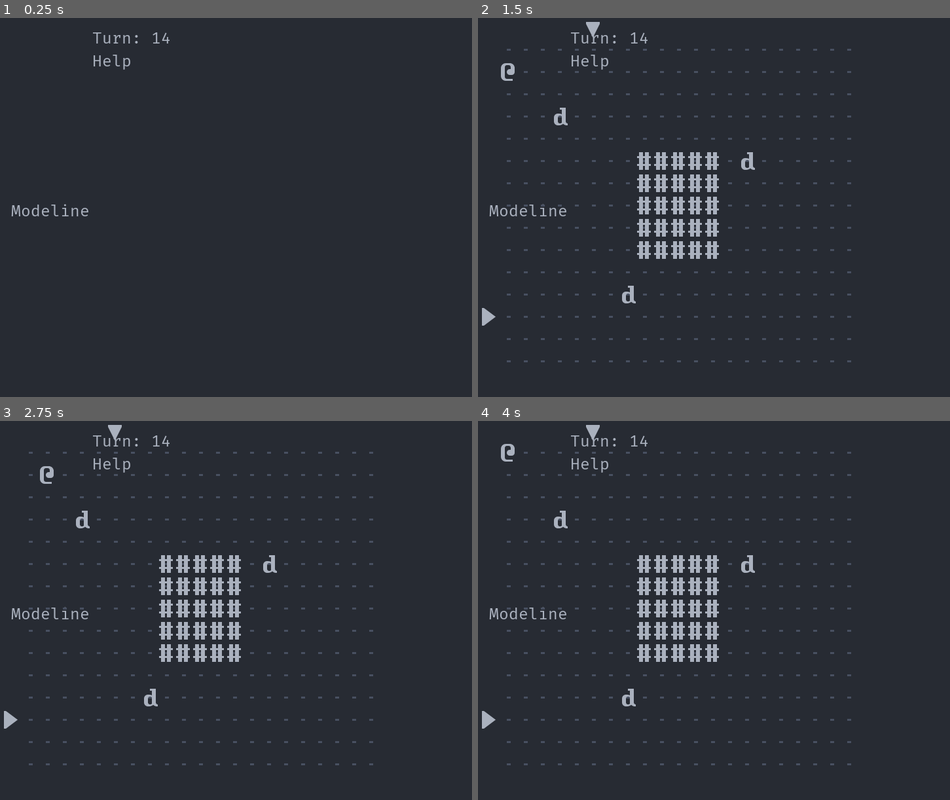
Above: before the commit, frames 1-4 (two rows, left to right).
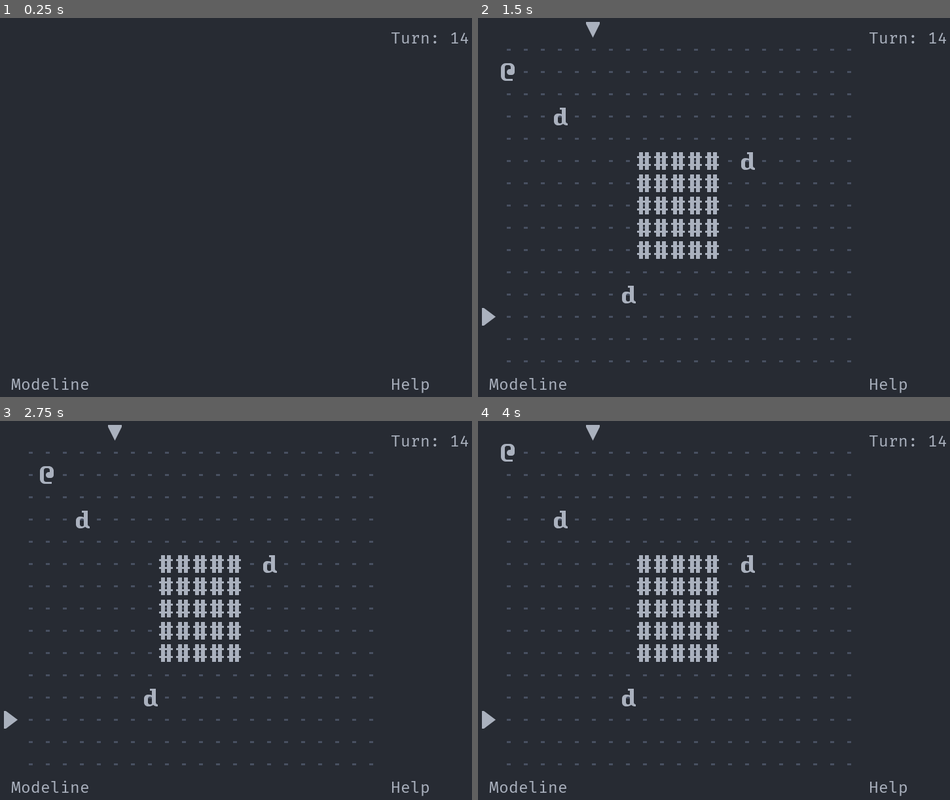
Above: after the commit, the same moments.

Repository: Bozar/GodotRoguelikeTutorial
Game: Godot game, scene res://scene/main/MainScene.tscn
Two runs of this game, one before a commit and one after it. Both use one fixed random seed, a clock stepped at 60 frames per second and the inputs below.
Inputs:
- Up to frame 1 (0.25 s): no input
- Up to frame 2 (1.5 s): tap Enter at 0.5 s; hold Right (move_right) 0.53-1.28 s; tap Space (init_world) at 0.6, 1.25, 1.35 s; hold Down (move_down) from 1.28 s (still down)
- Up to frame 3 (2.75 s): tap Enter at 2 s; release Down (move_down) at 2.03 s; hold Right (move_right) from 2.03 s (still down); tap Space (init_world) at 2.1 s
- Up to frame 4 (4 s): tap Space (init_world) at 2.75, 2.85, 3.6 s; release Right (move_right) at 2.78 s; hold Up (move_up) 2.78-3.53 s; tap Enter at 3.5 s; hold Left (move_left) from 3.53 s (still down)

The runs differ from the first frame. In frame 1, 0.8% of the frame differs, in the area x 2-100%, y 3-99%; in frame 2, 0.8%; in frame 3, 0.8%; in frame 4, 0.8%.

Commit message:
Set GUI containers to align text.

Diff:
--- a/08/scene/gui/MainGUI.tscn
+++ b/08/scene/gui/MainGUI.tscn
@@ -14,22 +14,28 @@
 margin_bottom = 600.0
 
 [node name="Modeline" parent="MainHBox" instance=ExtResource( 1 )]
-margin_top = 284.0
-margin_right = 120.0
-margin_bottom = 315.0
+margin_top = 569.0
+margin_right = 616.0
+margin_bottom = 600.0
+size_flags_horizontal = 3
+size_flags_vertical = 8
 text = "Modeline"
 
 [node name="SidebarVBox" type="VBoxContainer" parent="MainHBox"]
-margin_left = 124.0
-margin_right = 244.0
+margin_left = 620.0
+margin_right = 800.0
 margin_bottom = 600.0
+rect_min_size = Vector2( 180, 0 )
 
 [node name="Turn" parent="MainHBox/SidebarVBox" instance=ExtResource( 1 )]
-margin_right = 120.0
+margin_right = 180.0
+margin_bottom = 565.0
+size_flags_vertical = 3
 text = "Turn: 14"
 
 [node name="Help" parent="MainHBox/SidebarVBox" instance=ExtResource( 1 )]
-margin_top = 35.0
-margin_right = 120.0
-margin_bottom = 66.0
+margin_top = 569.0
+margin_right = 180.0
+margin_bottom = 600.0
+size_flags_vertical = 1
 text = "Help"
